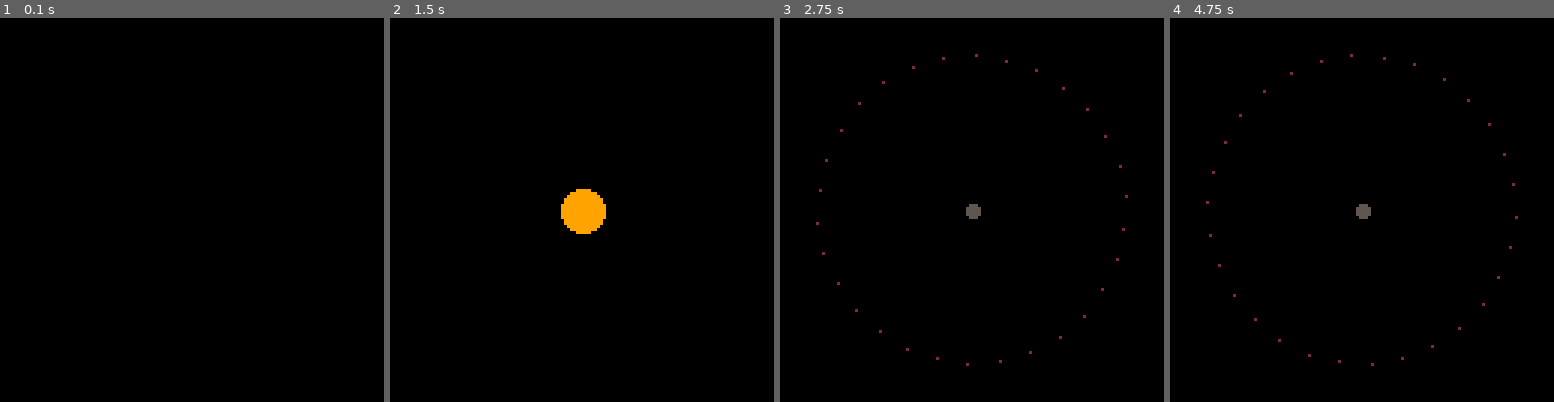
Above: before the commit, frames 1-4 (left to right).
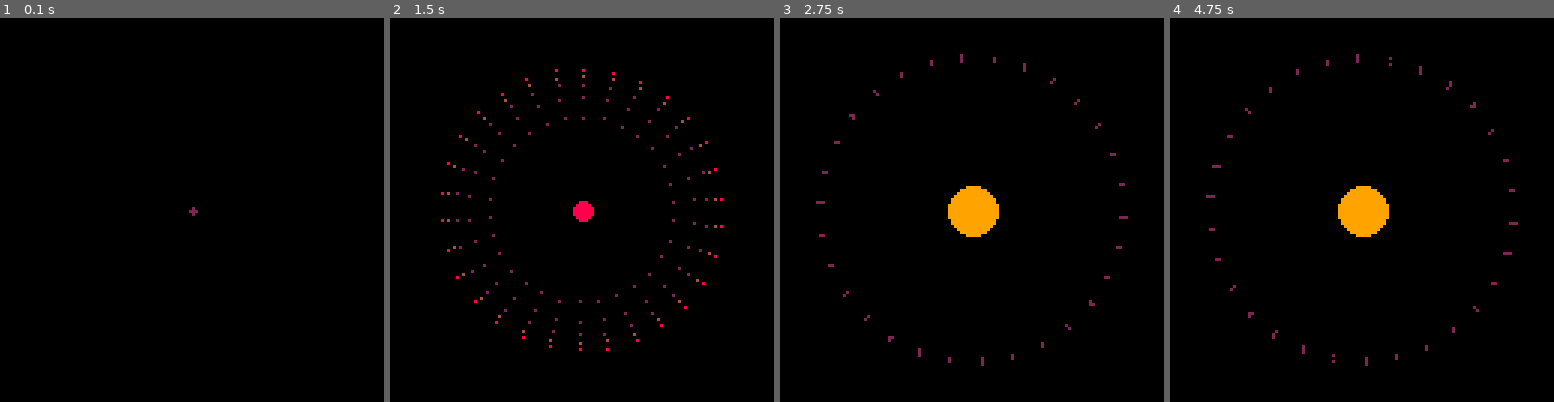
Above: after the commit, the same moments.

Repository: wesen/carts
Game: PICO-8 cartridge blog/particle-systems/ps1.p8
Same seed, same stepped clock (60 frames per second), same inputs: the game is played once before the commit and once after it.
Inputs:
- Up to frame 1 (0.1 s): no input
- Up to frame 2 (1.5 s): no input
- Up to frame 3 (2.75 s): no input
- Up to frame 4 (4.75 s): no input

The runs differ from the first frame. In frame 1, less than 0.1% of the frame differs, in the area x 49-52%, y 49-52%; in frame 2, 2.0%, in the area x 13-87%, y 13-87%; in frame 3, 2.0%; in frame 4, 2.0%.

Commit message:
Add flaming trails

Diff:
--- a/blog/particle-systems/helpers.lua
+++ b/blog/particle-systems/helpers.lua
@@ -11,5 +11,6 @@
  for k,v in pairs(a) do
   res[k]=v
  end
+ setmetatable(res,getmetatable(a))
  return res
 end
--- a/blog/particle-systems/ps1.lua
+++ b/blog/particle-systems/ps1.lua
@@ -58,11 +58,24 @@
  self.spd_x*=2
  self.spd_y*=2
  self.lifetime=1
+ self.trail_interval=.1
+ self.t_trail=0
  self.t=0
 end)
 
 function cls_p_fly:update()
  cls_particle.update(self)
+ self.t_trail+=dt
+ if self.t_trail>self.trail_interval then
+  self.t_trail=0
+  local p=copy_table(self)
+  p.spd_x*=0.3
+  p.spd_y*=0.3
+  p.trail_interval*=2
+  p.lifetime/=2
+  p.t/=2
+  add(parts_3,p)
+ end
  self.x+=self.spd_x
  self.y+=self.spd_y
  self.spd_x*=0.95
@@ -85,8 +98,10 @@
  add_cr(function()
   local a=0
   while true do
-   add(parts_1,cls_p_disc.init())
-   cr_wait_for(2)
+   local disc=cls_p_disc.init()
+   disc.lifetime=1
+   add(parts_1,disc)
+   cr_wait_for(1)
    a+=0.4
    for i=a,30+a do
     add(parts_3,cls_p_fly.init(i/30))
--- a/blog/particle-systems/ps1.p8
+++ b/blog/particle-systems/ps1.p8
@@ -80,6 +80,7 @@
  for k,v in pairs(a) do
   res[k]=v
  end
+ setmetatable(res,getmetatable(a))
  return res
 end
 
@@ -139,11 +140,24 @@
  self.spd_x*=2
  self.spd_y*=2
  self.lifetime=1
+ self.trail_interval=.1
+ self.t_trail=0
  self.t=0
 end)
 
 function cls_p_fly:update()
  cls_particle.update(self)
+ self.t_trail+=dt
+ if self.t_trail>self.trail_interval then
+  self.t_trail=0
+  local p=copy_table(self)
+  p.spd_x*=0.3
+  p.spd_y*=0.3
+  p.trail_interval*=2
+  p.lifetime/=2
+  p.t/=2
+  add(parts_3,p)
+ end
  self.x+=self.spd_x
  self.y+=self.spd_y
  self.spd_x*=0.95
@@ -166,8 +180,10 @@
  add_cr(function()
   local a=0
   while true do
-   add(parts_1,cls_p_disc.init())
-   cr_wait_for(2)
+   local disc=cls_p_disc.init()
+   disc.lifetime=1
+   add(parts_1,disc)
+   cr_wait_for(1)
    a+=0.4
    for i=a,30+a do
     add(parts_3,cls_p_fly.init(i/30))
